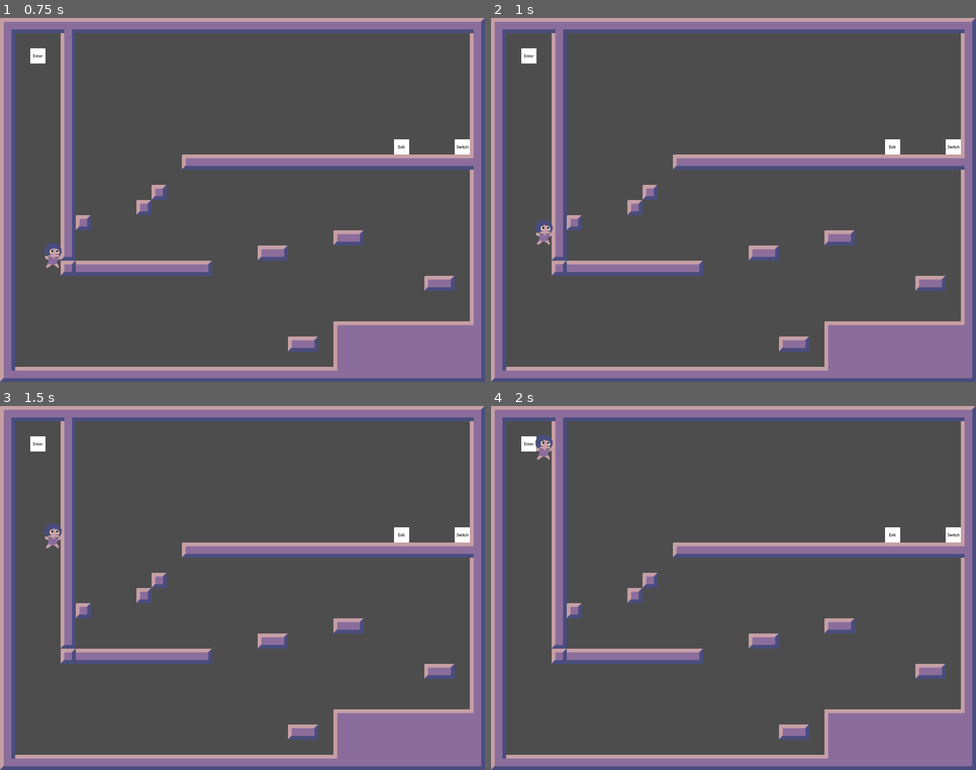
Above: before the commit, frames 1-4 (two rows, left to right).
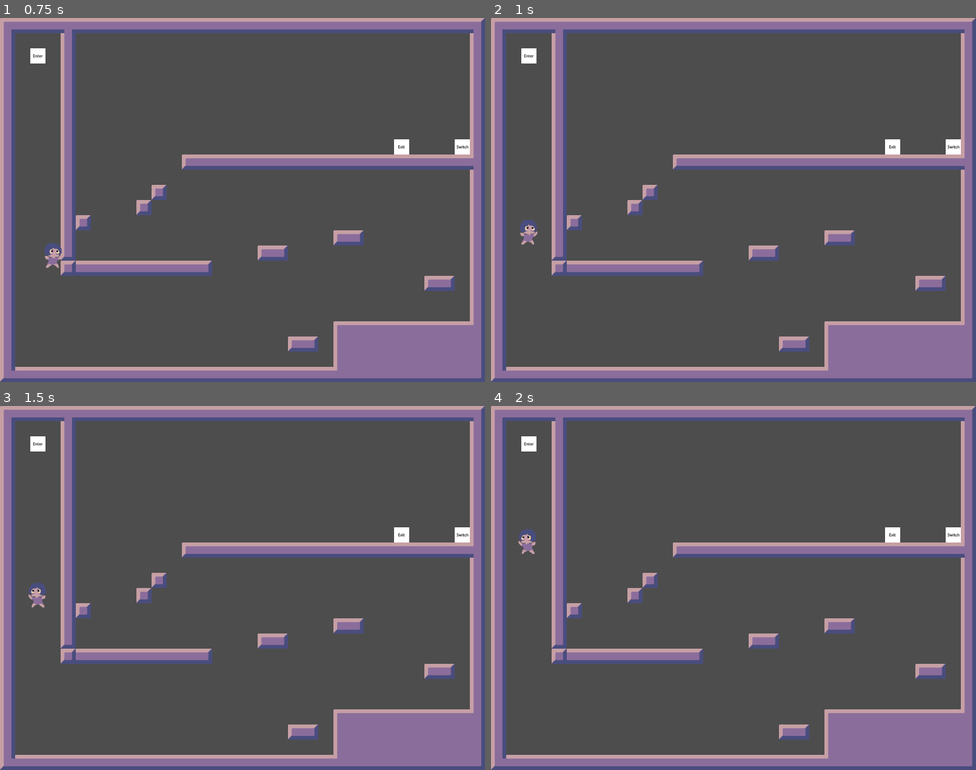
Above: after the commit, the same moments.

Repository: 3k2ng/mj160
Game: Godot game, scene res://scenes/demo.tscn
The game is run twice, just before and just after one commit, with the same random seed, the same clock (stepped at 60 frames per second) and the same inputs.
Inputs:
- Up to frame 1 (0.75 s): tap Enter (ui_accept) at 0.5, 0.6 s; hold Right (ui_right) from 0.53 s (still down)
- Up to frame 2 (1 s): keep holding Right (ui_right); tap Enter (ui_accept) at 0.77 s
- Up to frame 3 (1.5 s): keep holding Right (ui_right); tap Enter (ui_accept) at 1.07, 1.35 s
- Up to frame 4 (2 s): keep holding Right (ui_right); tap Enter (ui_accept) at 1.52, 1.82 s

Frame 1 is identical in both runs. In frame 2, 0.3% of the frame differs, in the area x 6-13%, y 55-63%; in frame 3, 0.4%; in frame 4, 0.4%, in the area x 5-13%, y 8-41%.

Commit message:
dark player sprites

Diff:
--- a/objects/player.tscn
+++ b/objects/player.tscn
@@ -1,7 +1,44 @@
-[gd_scene load_steps=14 format=3 uid="uid://caovab6637y8m"]
+[gd_scene load_steps=24 format=3 uid="uid://caovab6637y8m"]
 
 [ext_resource type="Script" path="res://scripts/player.gd" id="1_dcg5u"]
+[ext_resource type="Texture2D" uid="uid://danc43gof10ta" path="res://assets/player/player_dark.png" id="2_jdhsi"]
 [ext_resource type="Texture2D" uid="uid://dm34l4s1cuvd8" path="res://assets/player/player.png" id="3_7ssv8"]
+
+[sub_resource type="AtlasTexture" id="AtlasTexture_qmgak"]
+atlas = ExtResource("2_jdhsi")
+region = Rect2(0, 0, 64, 64)
+
+[sub_resource type="AtlasTexture" id="AtlasTexture_qatcr"]
+atlas = ExtResource("2_jdhsi")
+region = Rect2(64, 0, 64, 64)
+
+[sub_resource type="AtlasTexture" id="AtlasTexture_lcp6j"]
+atlas = ExtResource("2_jdhsi")
+region = Rect2(128, 0, 64, 64)
+
+[sub_resource type="AtlasTexture" id="AtlasTexture_chnlm"]
+atlas = ExtResource("2_jdhsi")
+region = Rect2(192, 0, 64, 64)
+
+[sub_resource type="AtlasTexture" id="AtlasTexture_f8kq3"]
+atlas = ExtResource("2_jdhsi")
+region = Rect2(0, 128, 64, 64)
+
+[sub_resource type="AtlasTexture" id="AtlasTexture_7un3s"]
+atlas = ExtResource("2_jdhsi")
+region = Rect2(0, 64, 64, 64)
+
+[sub_resource type="AtlasTexture" id="AtlasTexture_gajtm"]
+atlas = ExtResource("2_jdhsi")
+region = Rect2(64, 64, 64, 64)
+
+[sub_resource type="AtlasTexture" id="AtlasTexture_fhusb"]
+atlas = ExtResource("2_jdhsi")
+region = Rect2(128, 64, 64, 64)
+
+[sub_resource type="AtlasTexture" id="AtlasTexture_gxc2l"]
+atlas = ExtResource("2_jdhsi")
+region = Rect2(192, 64, 64, 64)
 
 [sub_resource type="AtlasTexture" id="AtlasTexture_7iqqr"]
 atlas = ExtResource("3_7ssv8")
@@ -41,6 +78,48 @@
 
 [sub_resource type="SpriteFrames" id="SpriteFrames_mnr5j"]
 animations = [{
+"frames": [{
+"duration": 20.0,
+"texture": SubResource("AtlasTexture_qmgak")
+}, {
+"duration": 1.0,
+"texture": SubResource("AtlasTexture_qatcr")
+}, {
+"duration": 1.0,
+"texture": SubResource("AtlasTexture_lcp6j")
+}, {
+"duration": 1.0,
+"texture": SubResource("AtlasTexture_chnlm")
+}],
+"loop": true,
+"name": &"dark_idle",
+"speed": 10.0
+}, {
+"frames": [{
+"duration": 1.0,
+"texture": SubResource("AtlasTexture_f8kq3")
+}],
+"loop": true,
+"name": &"dark_jump",
+"speed": 0.0
+}, {
+"frames": [{
+"duration": 1.0,
+"texture": SubResource("AtlasTexture_7un3s")
+}, {
+"duration": 1.0,
+"texture": SubResource("AtlasTexture_gajtm")
+}, {
+"duration": 1.0,
+"texture": SubResource("AtlasTexture_fhusb")
+}, {
+"duration": 1.0,
+"texture": SubResource("AtlasTexture_gxc2l")
+}],
+"loop": true,
+"name": &"dark_run",
+"speed": 10.0
+}, {
 "frames": [{
 "duration": 20.0,
 "texture": SubResource("AtlasTexture_7iqqr")
@@ -89,18 +168,22 @@
 
 [node name="Player" type="CharacterBody2D" groups=["player"]]
 texture_filter = 1
+scale = Vector2(2, 2)
 script = ExtResource("1_dcg5u")
+SPEED = 1000.0
 JUMP_VELOCITY = -1100.0
+WALL_JUMP_VELOCITY = 800.0
+ACCEL = 70.0
+COYOTE_TIME_MAX = 6
 
 [node name="AnimatedSprite2D" type="AnimatedSprite2D" parent="."]
 z_index = 5
-scale = Vector2(2, 2)
 sprite_frames = SubResource("SpriteFrames_mnr5j")
-animation = &"idle"
+animation = &"dark_run"
 autoplay = "idle"
-frame_progress = 0.676981
 offset = Vector2(-3.7, 0)
 
 [node name="CollisionShape2D" type="CollisionShape2D" parent="."]
-position = Vector2(0, 6.5)
+position = Vector2(0, 3.5)
+scale = Vector2(0.5, 0.5)
 shape = SubResource("RectangleShape2D_xnk03")
--- a/scripts/player.gd
+++ b/scripts/player.gd
@@ -7,14 +7,22 @@
 
 @export var SPEED = 600.0
 @export var JUMP_VELOCITY = -500.0
+@export var WALL_JUMP_VELOCITY = -500.0
+@export var ACCEL = 500.0
 
 var facing = 1
+var prefix = ""
 
-const COYOTE_TIME_MAX = 9
+@export var COYOTE_TIME_MAX = 4
 var coyote_time = 0
 
 # Get the gravity from the project settings to be synced with RigidBody nodes.
 var gravity = ProjectSettings.get_setting("physics/2d/default_gravity")
+
+
+func reset():
+	prefix = ""
+	sprite.play("idle")
 
 
 func _physics_process(delta):
@@ -28,31 +36,39 @@
 		velocity.y += gravity * delta * gravity_scale
 
 	# Handle jump.
-	if coyote_time >= 0: coyote_time -= 1
-	if Input.is_action_just_pressed("ui_accept"):
+	if coyote_time >= 0:
+		coyote_time -= 1
+	if is_on_floor():
 		coyote_time = COYOTE_TIME_MAX
-		if (is_on_floor() or is_on_wall()) and coyote_time > 0:
-			velocity.y = JUMP_VELOCITY
+	if Input.is_action_just_pressed("ui_accept") and (is_on_floor() or coyote_time > 0):
+		velocity.y = JUMP_VELOCITY
+	elif Input.is_action_just_pressed("ui_accept") and is_on_wall():
+		velocity.y = JUMP_VELOCITY
+		velocity.x = -facing * WALL_JUMP_VELOCITY
 
 	# Get the input direction and handle the movement/deceleration.
 	# As good practice, you should replace UI actions with custom gameplay actions.
 	var direction = Input.get_axis("ui_left", "ui_right")
-	if direction:
-		velocity.x = direction * SPEED
-	else:
-		velocity.x = move_toward(velocity.x, 0, SPEED/3.0)
+	velocity.x = move_toward(velocity.x, direction * SPEED, ACCEL)
 
 func handle_animations():
 	if velocity.x > 0.0: # right
 		facing = 1
-		sprite.flip_h = false
+		sprite.scale.x = 1
 	elif velocity.x < 0.0: # left
 		facing = -1
-		sprite.flip_h = true
+		sprite.scale.x = -1
 
 	if not is_on_floor():
-		sprite.play("jump")
+		sprite.play(prefix + "jump")
 	elif velocity.x != 0.0:
-		sprite.play("run")
+		sprite.play(prefix + "run")
 	else:
-		sprite.play("idle")
+		sprite.play(prefix + "idle")
+
+
+func light_switched_off():
+	prefix = "dark_"
+
+func light_switched_on():
+	prefix = ""
Binary file added: assets/player/player_dark.png
Not shown, added: assets/player/player_dark.png.import
